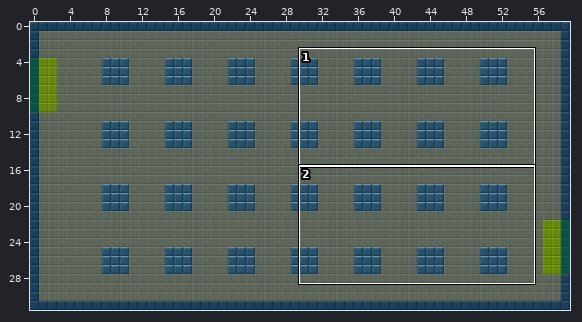
A Tiled map gets an edit: public/maps/campaign_01_room_006.tmx. The first picture is a wide view before the edit; the outline marks the close-up.
Close-up. Before the edit:
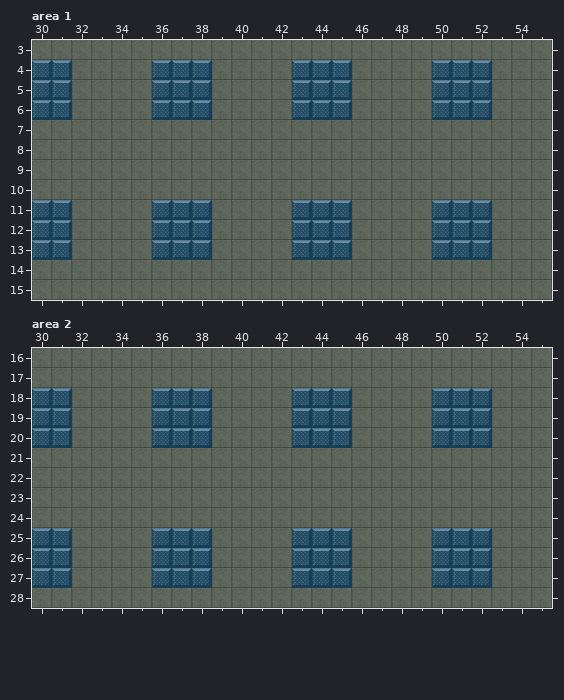
Cells are 32x32 px. Shown: area 1 x 30..55, y 3..15; area 2 x 30..55, y 16..28. The commit also changed other parts of the map, which this record leaves out.
And afterwards:
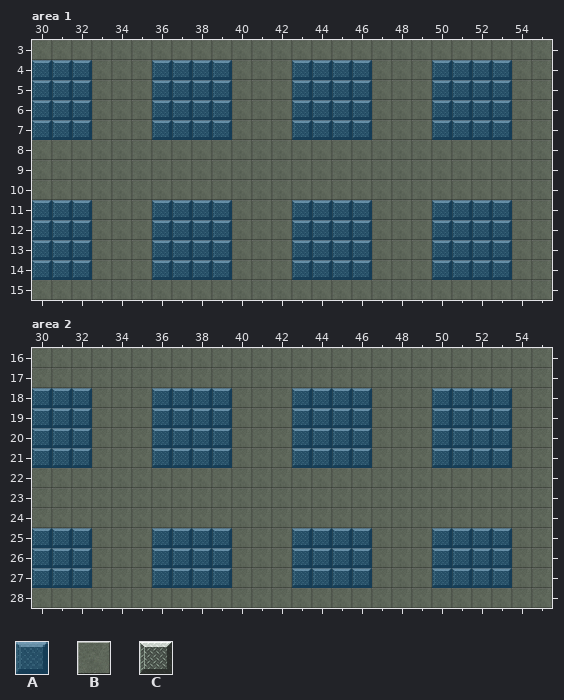
Key: from "collision_tiles": A 0; from "floor": B 0, C 10.
_ is an empty cell.
Tiles replaced or removed in this view: B.
See-through tiles are keyed as they look on the map.
From old to new:
Changed rows in their new state; . is an unchanged cell.
Layer "terrain", area 1:
first column x 30:
 4 ..C......C......C......C
 5 ..C......C......C......C
 6 ..C......C......C......C
 7 CCC...CCCC...CCCC...CCCC
first column x 30:
11 ..C......C......C......C
12 ..C......C......C......C
13 ..C......C......C......C
14 CCC...CCCC...CCCC...CCCC
Layer "collision", area 1:
first column x 30:
 4 ..A......A......A......A
 5 ..A......A......A......A
 6 ..A......A......A......A
 7 AAA...AAAA...AAAA...AAAA
first column x 30:
11 ..A......A......A......A
12 ..A......A......A......A
13 ..A......A......A......A
14 AAA...AAAA...AAAA...AAAA
Layer "terrain", area 2:
first column x 30:
18 ..C......C......C......C
19 ..C......C......C......C
20 ..C......C......C......C
21 CCC...CCCC...CCCC...CCCC
first column x 32:
25 C......C......C......C
26 C......C......C......C
27 C......C......C......C
Layer "collision", area 2:
first column x 30:
18 ..A......A......A......A
19 ..A......A......A......A
20 ..A......A......A......A
21 AAA...AAAA...AAAA...AAAA
first column x 32:
25 A......A......A......A
26 A......A......A......A
27 A......A......A......A
